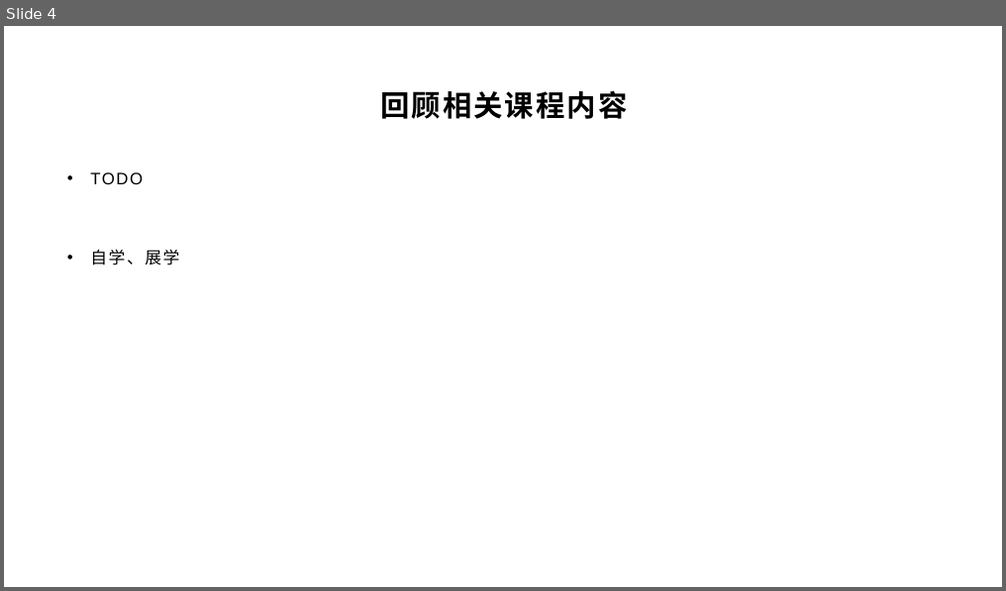
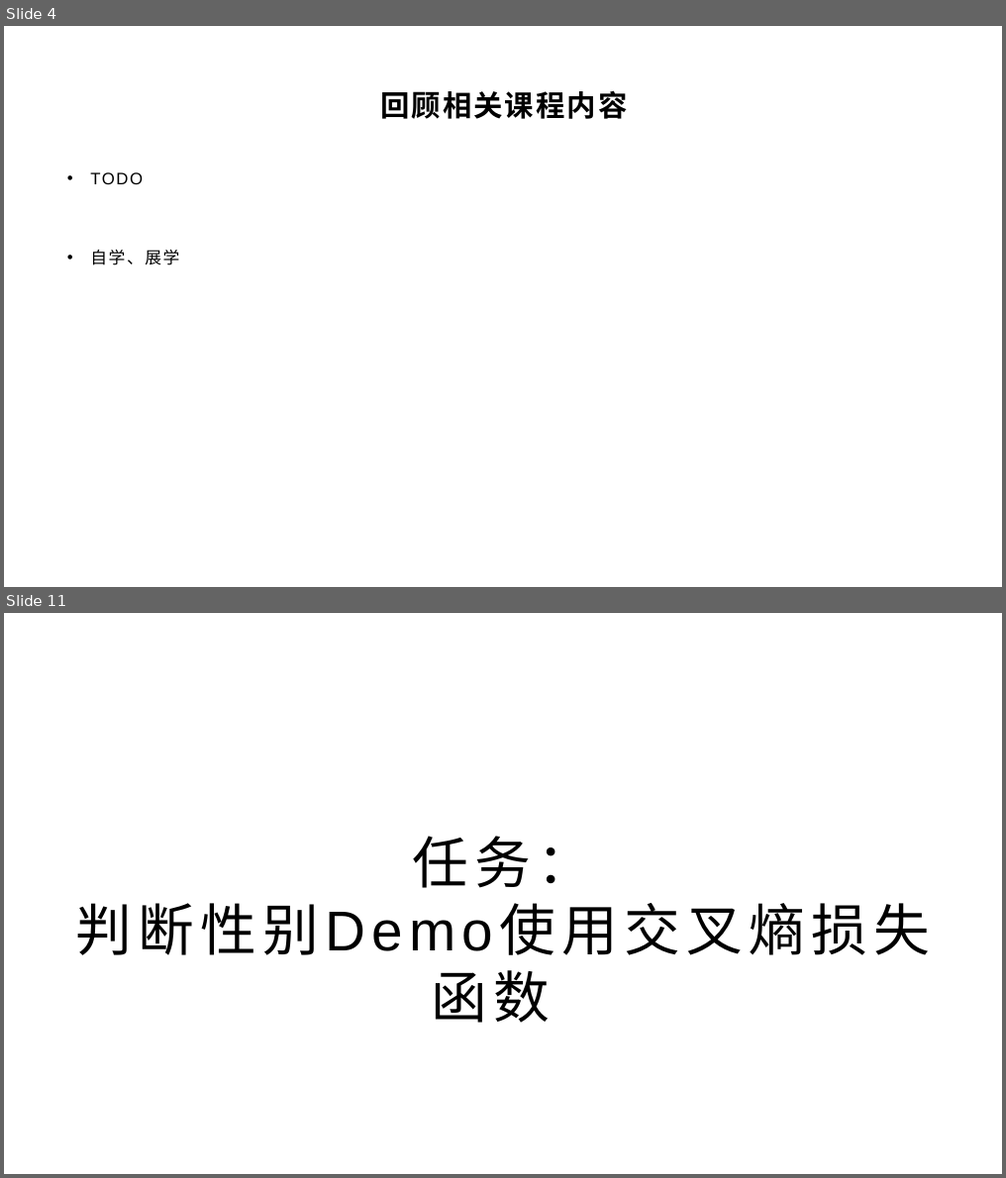
Before and after one commit to yyc-git/DeepLearningEdu, a slide deck: lessons/6_softmax/ppt/使用交叉熵损失函数和Softmax激活函数.pptx. Shown one above the other, each under a label of ours: slide 4 before the commit, slides 4 and 11 after it; the slides between them are not shown. The pictures are 1006x591 and 1006x1178 pixels, drawn with LibreOffice and Linux fonts; fonts in the diff are those of the drawing; background and template pictures are left out. Boxes give left, top, right and bottom in pixels: in the first picture for what was removed or moved away, otherwise in the second. Text is boxed around its words. In the diff, an @@ line names an element or a change of style, - is before the commit and + after.

```diff
--- a/lessons/6_softmax/ppt/使用交叉熵损失函数和Softmax激活函数.pptx
+++ b/lessons/6_softmax/ppt/使用交叉熵损失函数和Softmax激活函数.pptx
@@ slide 11 added at (4, 613, 1002, 1174), background picture (left out) @@
@@ title added at (75, 836, 594, 956), 54 pt, text #000000 @@
+任务：
+判断性别Demo使用交叉熵损失函数
```
Also in this commit, not shown: 12 slides changed, 8 other slides added, 11 slides removed, 1 other file.
